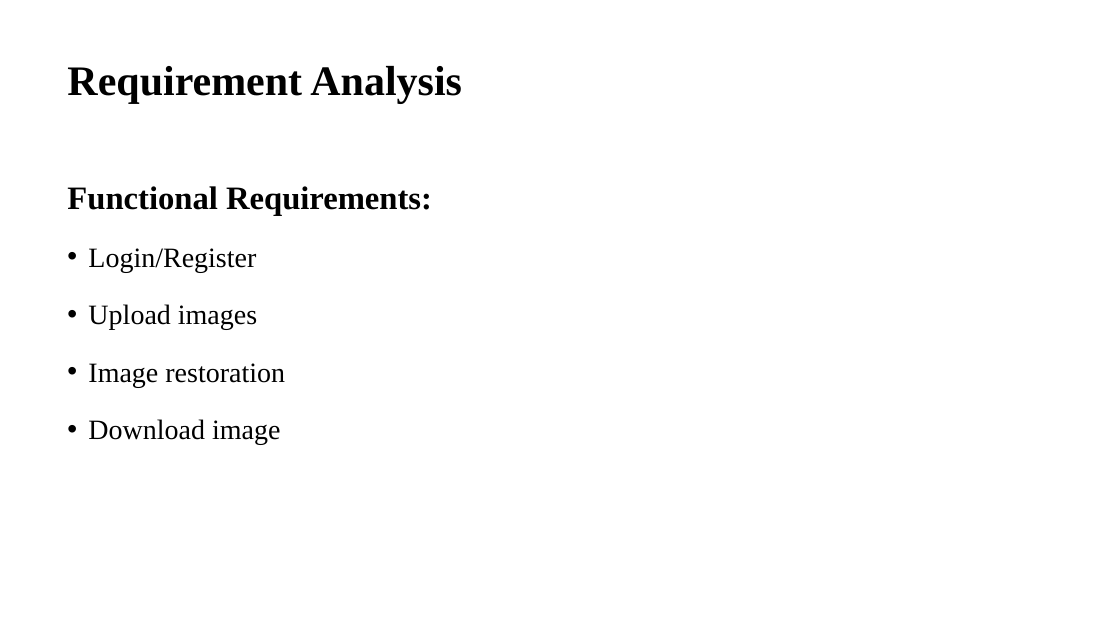
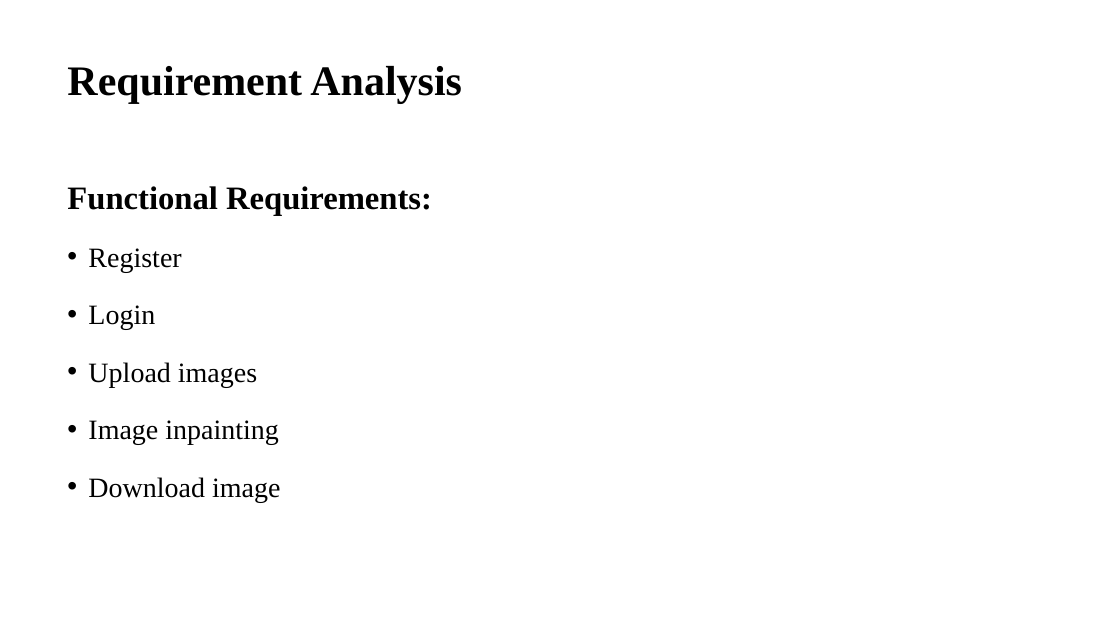
Before and after one commit to sujanW0W/MajorProject, a slide deck: slide 6 of Image Inpainting/Image inpainting.pptx. Drawn at 1120x630 pixels with LibreOffice and Linux fonts; fonts in the diff are those of the drawing. Boxes give left, top, right and bottom in pixels: in the first picture for what was removed or moved away, otherwise in the second. Text is boxed around its words. In the diff, an @@ line names an element or a change of style, - is before the commit and + after.

```diff
--- a/Image Inpainting/Image inpainting.pptx
+++ b/Image Inpainting/Image inpainting.pptx
@@ text at (88,248,181,330): text changed @@
-• Login/Register
+• Register
+• Login
@@ text at (88,420,278,445): text changed @@
-• Image restoration
+• Image inpainting
```
Also in this commit, not shown: 10 other slides changed, 8 slides added, 1 slide removed, 16 other files.
